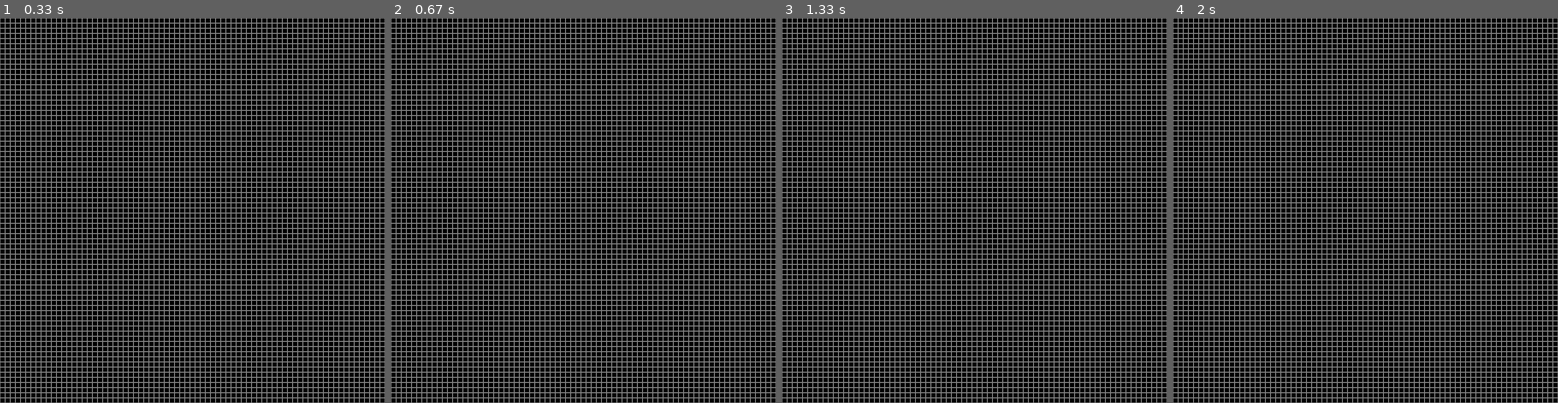
Above: before the commit, frames 1-4 (left to right).
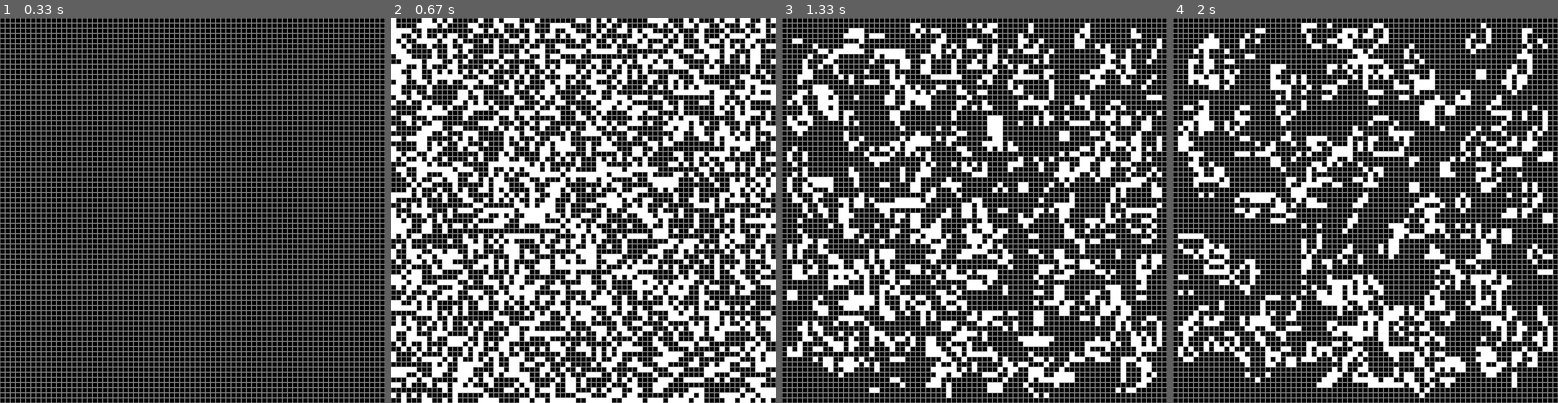
Above: after the commit, the same moments.

Repository: pokengineer/pygames
Game: pygame game, started from gameLife.py
Same seed, same stepped clock (60 frames per second), same inputs: the game is played once before the commit and once after it.
Inputs (mouse positions are in pixels of both pictures, inside the frame that each line leads up to):
- Up to frame 1 (0.33 s): no input
- Up to frame 2 (0.67 s): hold R from 0.33 s (still down)
- Up to frame 3 (1.33 s): release R at 0.8 s; tap Space at 0.83 s; move the mouse to (855, 152) at 1.23 s
- Up to frame 4 (2 s): click (1246, 152) at 1.37 s; move the mouse to (1507, 345) at 1.63 s; click (1507, 345) at 1.77 s

Frame 1 is identical in both runs. In frame 2, 41% of the frame differs, in the area x 0-100%, y 0-100%; in frame 3, 26%; in frame 4, 21%.

Commit message:
added board randomizer

Diff:
--- a/gameLife.py
+++ b/gameLife.py
@@ -55,6 +55,14 @@
     row = y // CELL_SIZE
     board[row][col] = 1 - board[row][col]
 
+def randomize_board():
+    global board
+    board = np.zeros((ROWS, COLS), dtype=int)
+    for row in range(ROWS):
+        for col in range(COLS):
+            if np.random.rand() < 0.4:
+                board[row][col] = 1
+
 def main():
     running = True
     clock = pygame.time.Clock()
@@ -72,6 +80,8 @@
                     playing = ~playing
                 elif event.key == pygame.K_BACKSPACE:
                     reset_board()
+                elif event.key == pygame.K_r:
+                    randomize_board()
 
         if(playing):
             update_cells()
